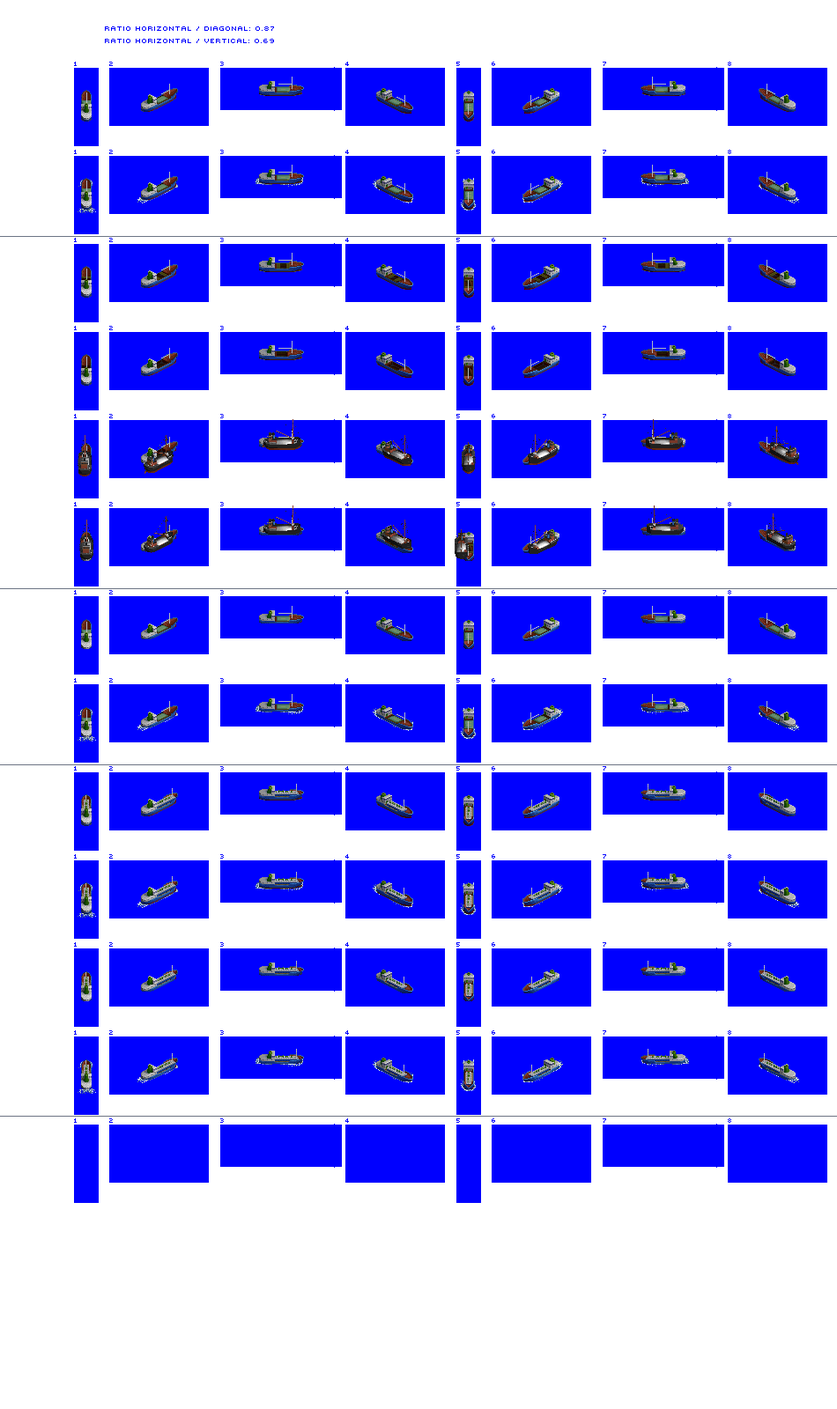
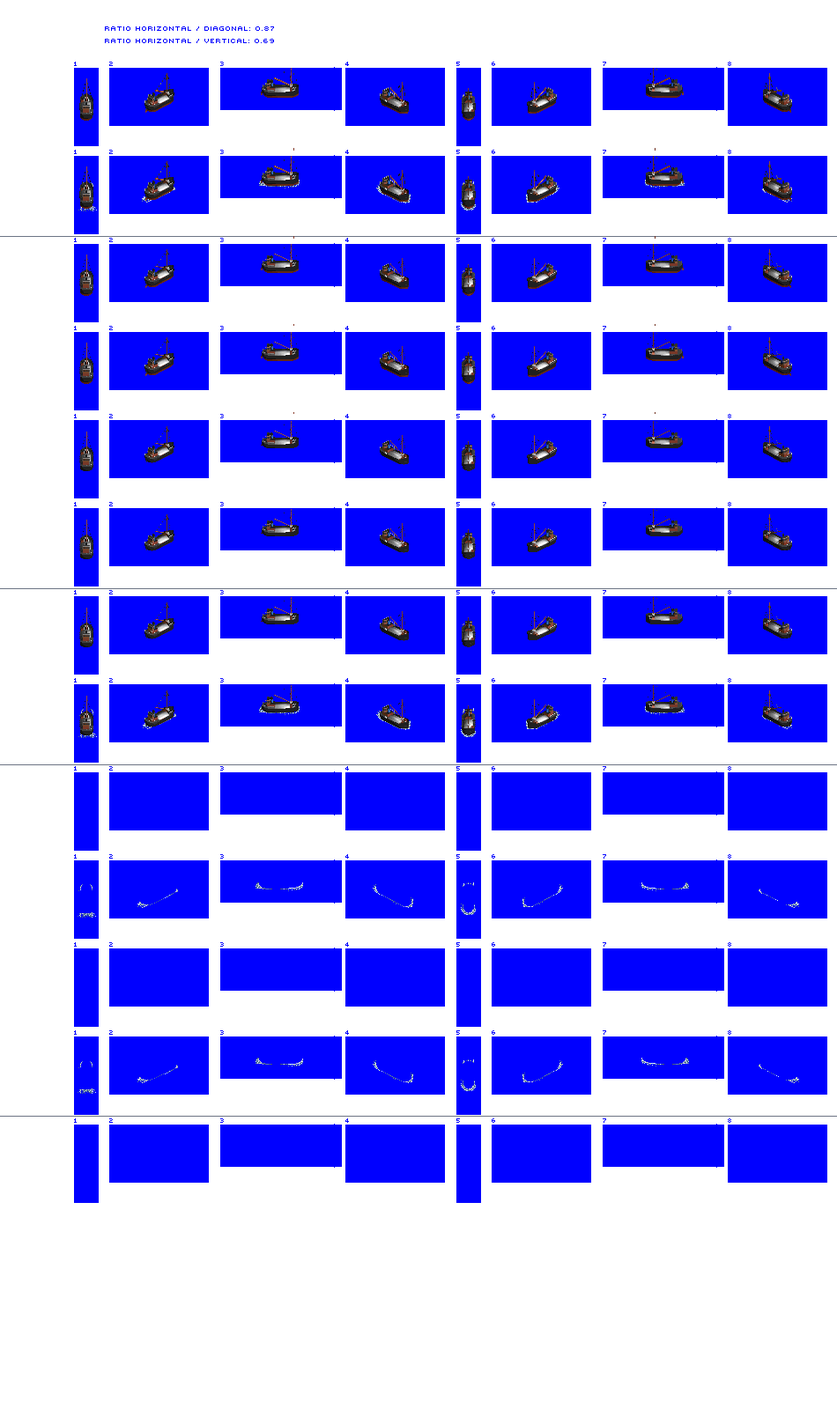
Comparing the layer stacks of the two 837 × 1409 images. Changes:
hid "hatches" over <box>81,87,780,730</box>
hid "tanker" over <box>81,783,780,1086</box>
removed layer "Small Trader" over <box>81,81,796,1090</box>
renamed "Layer 16" to "Puffer", moved it above "prop / bow wash", painted on it over <box>79,67,796,736</box>
removed layer "Layer 15" over <box>527,525,558,555</box>
removed layer "Layer 14" over <box>454,529,469,560</box>
removed layer "Layer 13" over <box>382,519,412,550</box>
removed layer "Layer 12" over <box>262,505,301,535</box>
removed layer "Layer 11" over <box>143,516,174,554</box>
removed layer "Layer 10" over <box>81,531,92,560</box>
removed layer "Layer 9" over <box>646,505,684,535</box>
removed layer "Layer 8" over <box>769,426,799,466</box>
removed layer "Layer 7" over <box>645,419,684,451</box>
removed layer "Layer 6" over <box>527,434,558,466</box>
removed layer "Layer 5" over <box>461,442,476,474</box>
removed layer "Layer 4" over <box>382,435,412,466</box>
removed layer "Layer 3" over <box>262,419,301,451</box>
removed layer "Layer 2" over <box>143,435,174,474</box>
removed layer "Layer 1" over <box>77,435,92,477</box>
removed layer "greeble" over <box>86,76,776,733</box>
painted on "prop / bow wash" over <box>77,177,799,742</box>
